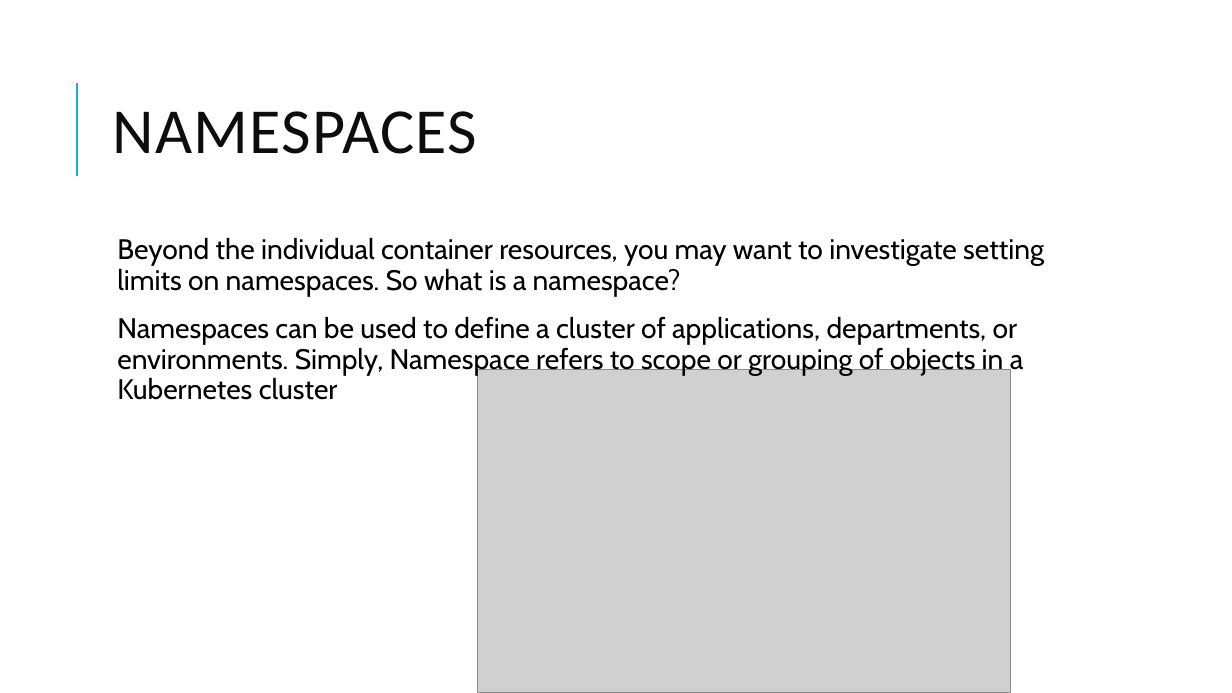
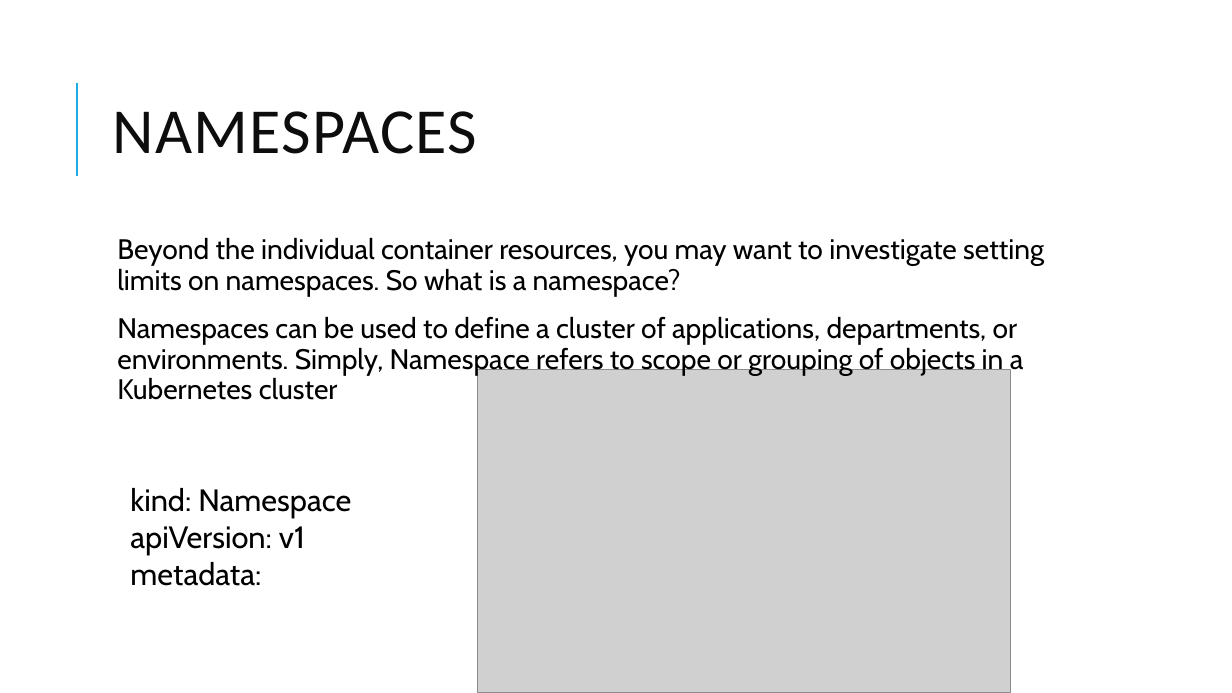
Before and after one commit to djkormo/k8s-online-lab-202006, a slide deck: slide 7 of docs/Kubernetes-202006–several aspects.pptx. Drawn at 1232x693 pixels with LibreOffice and Linux fonts; fonts in the diff are those of the drawing; grey boxes stand for pictures. Boxes give left, top, right and bottom in pixels: in the first picture for what was removed or moved away, otherwise in the second. Text is boxed around its words. In the diff, an @@ line names an element or a change of style, - is before the commit and + after.

```diff
--- a/docs/Kubernetes-202006–several aspects.pptx
+++ b/docs/Kubernetes-202006–several aspects.pptx
@@ text added at (x1=130, y1=488, x2=351, y2=586), 24 pt, text #000000 @@
+kind: Namespace
+apiVersion: v1
+metadata:
```
Also in this commit, not shown: 5 other slides changed, 4 slides added, 42 other files.
